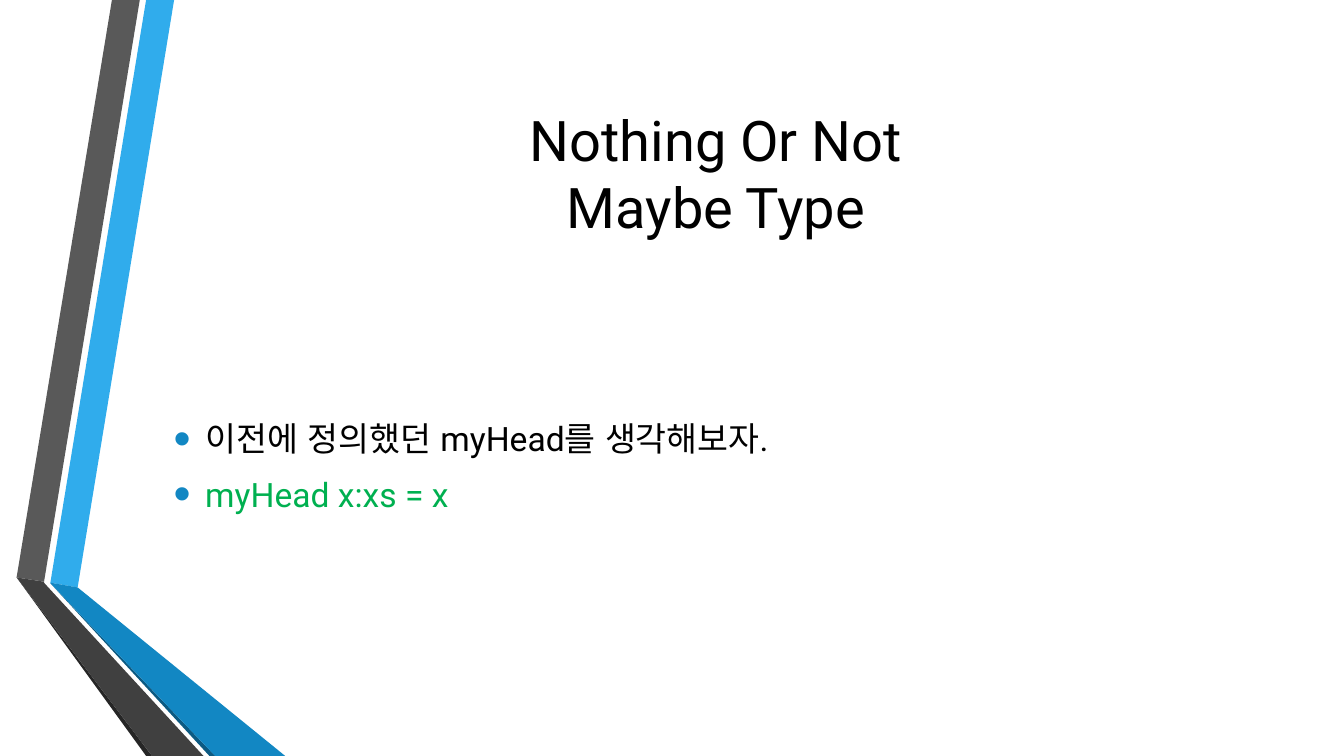
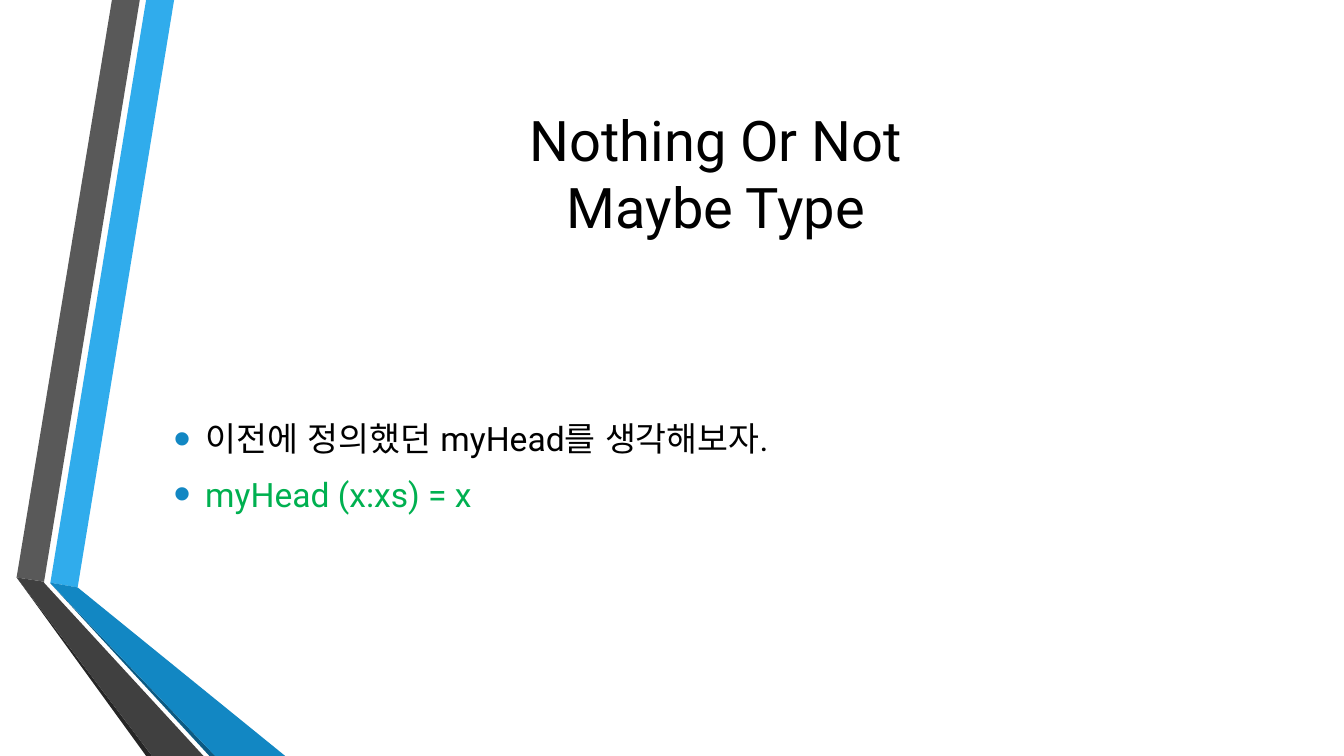
Before and after one commit to Ailrun/HaskellTutorial, a slide deck: slide 67 of Haskell02.pptx. Drawn at 1344x756 pixels with LibreOffice and Linux fonts; fonts in the diff are those of the drawing; background and template pictures are left out. Boxes give left, top, right and bottom in pixels: in the first picture for what was removed or moved away, otherwise in the second. Text is boxed around its words. In the diff, an @@ line names an element or a change of style, - is before the commit and + after.

```diff
--- a/Haskell02.pptx
+++ b/Haskell02.pptx
@@ text at [205, 480, 472, 515]: text changed @@
-• myHead x:xs = x
+• myHead (x:xs) = x
```
Also in this commit, not shown: 5 other slides changed, 6 other files.
